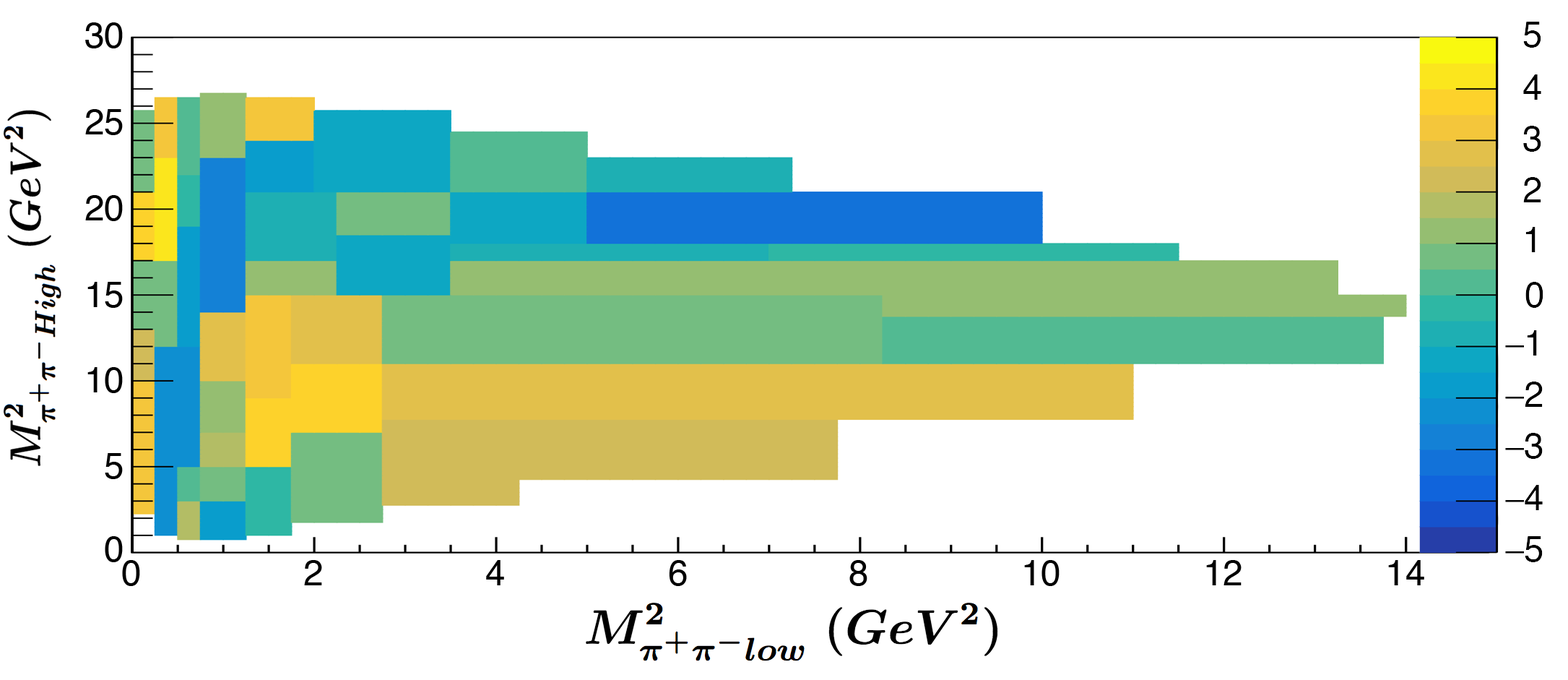
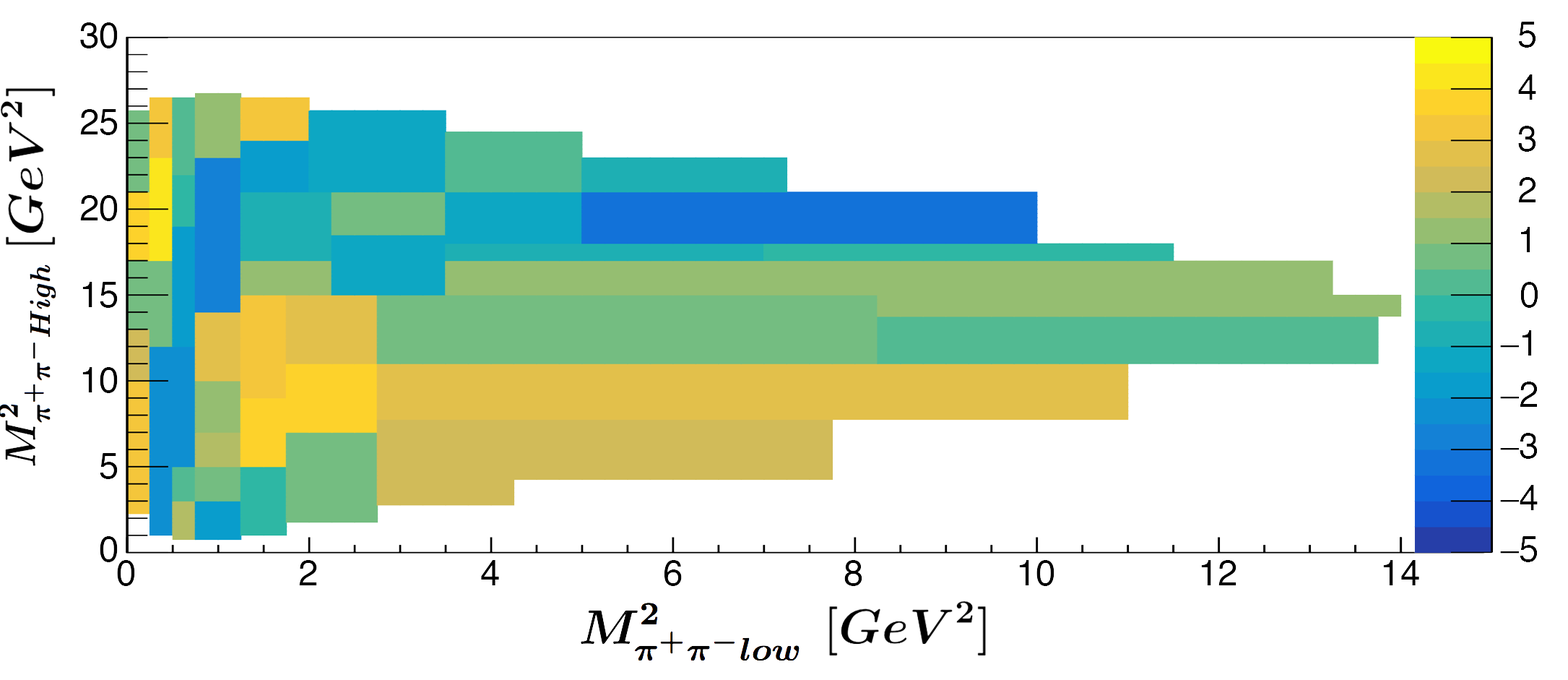
The second 1568 x 680 image is a revision of the first. Changes to its layers:
removed group "Group 1" (5 layers) over bbox(0, 21, 1544, 661)
moved "Layer 2" out of group "Group 1", painted on it over bbox(0, 88, 81, 466)
removed layer "Layer 5" from group "Group 1" over bbox(1419, 21, 1544, 562)
moved "Layer 1" out of group "Group 1", painted on it over bbox(0, 21, 1544, 660)
removed layer "Layer 4" from group "Group 1" over bbox(0, 21, 1544, 661)
renamed "Layer 3" to "Group 1", moved it out of group "Group 1", painted on it over bbox(0, 21, 1539, 661)
